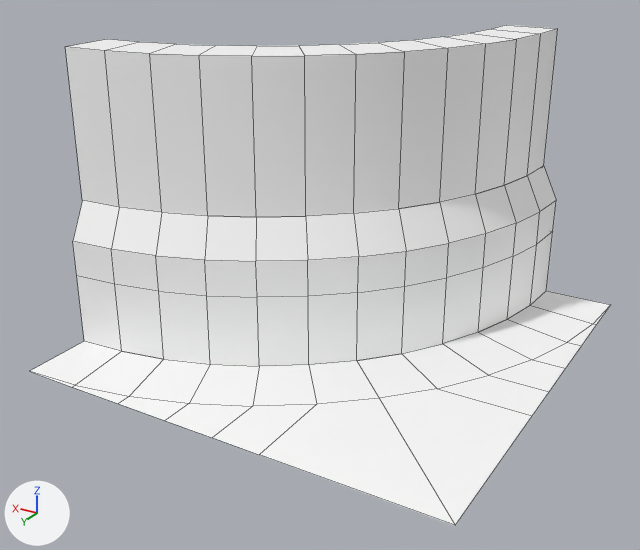
The FBX model Assets/Art/Environment/Containing/Models/Env_Ctn_Wall_Curved_Large_CW.fbx as it was, and as the next commit left it.
The view is the same before and after, from a 50 mm camera at (-2.26, 6.39, 2.87) aimed at (0.53, 1.74, 0.55). The lights are fixed; the arrows at lower left show +X, +Y and +Z. Mesh edges are drawn as thin lines. Where no turn or scale is listed for an object, it has been applied to the vertices.

Names of what the first picture shows: 'Floor_Curved_Large', 'Wall_Curved_Large', 'Wall_Curved_Large_Top'.
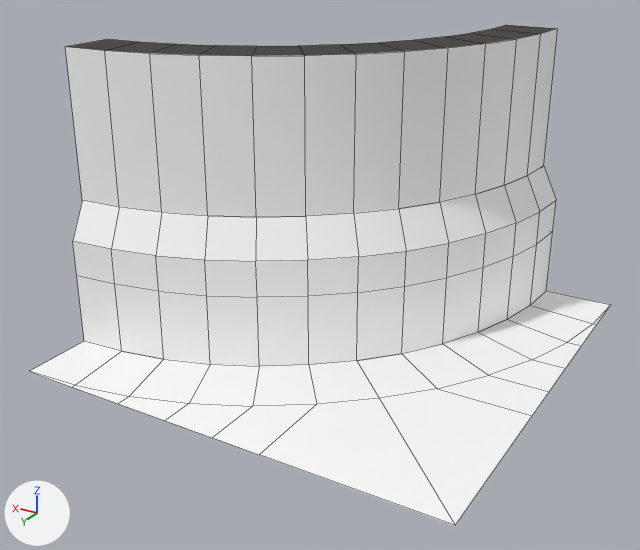
Pixel boxes [x1, y1, x2, y2] of what changed, in the pictures (640 x 550 px):
part 1 of me_mesh, recoloured (white to grey): [67, 25, 557, 56] in both

What the commit changed:
Material 'Wall_Cut' (mat_wall_cut) is new.
Its base color is (0.017, 0.0109, 0.00566) (black #231b11).
me_mesh has 52 vertices, 50 faces and spans x -0.38..2.0, y 0.0..2.38, z 1.0..2.0.
me_mesh is used by ob_wall_curved_large_top; location (0.0, 0.0, 0.0).
me_mesh part 1: all 12 faces centred in x -0.18..1.86, y 0.14..2.18, z 2.0 switch from mat_lambert2 (its picture is missing) to mat_wall_cut (black #231b11).
